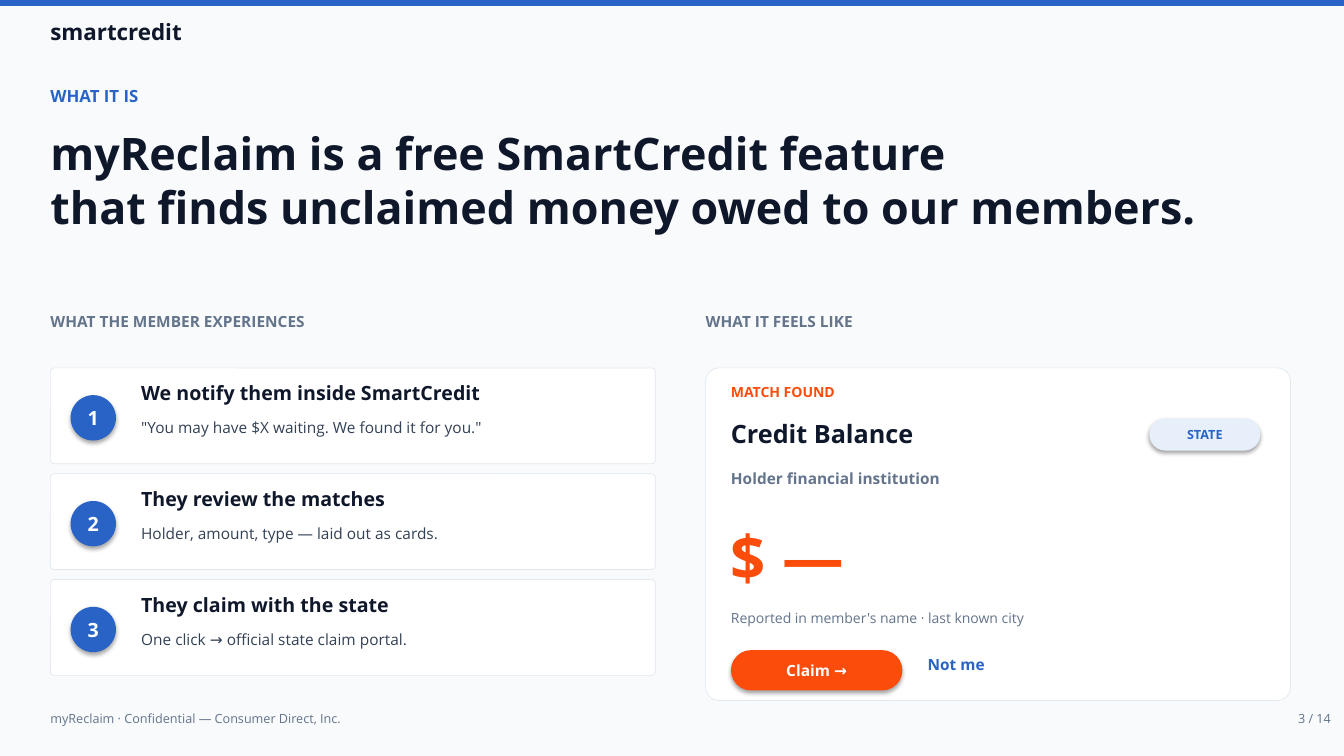
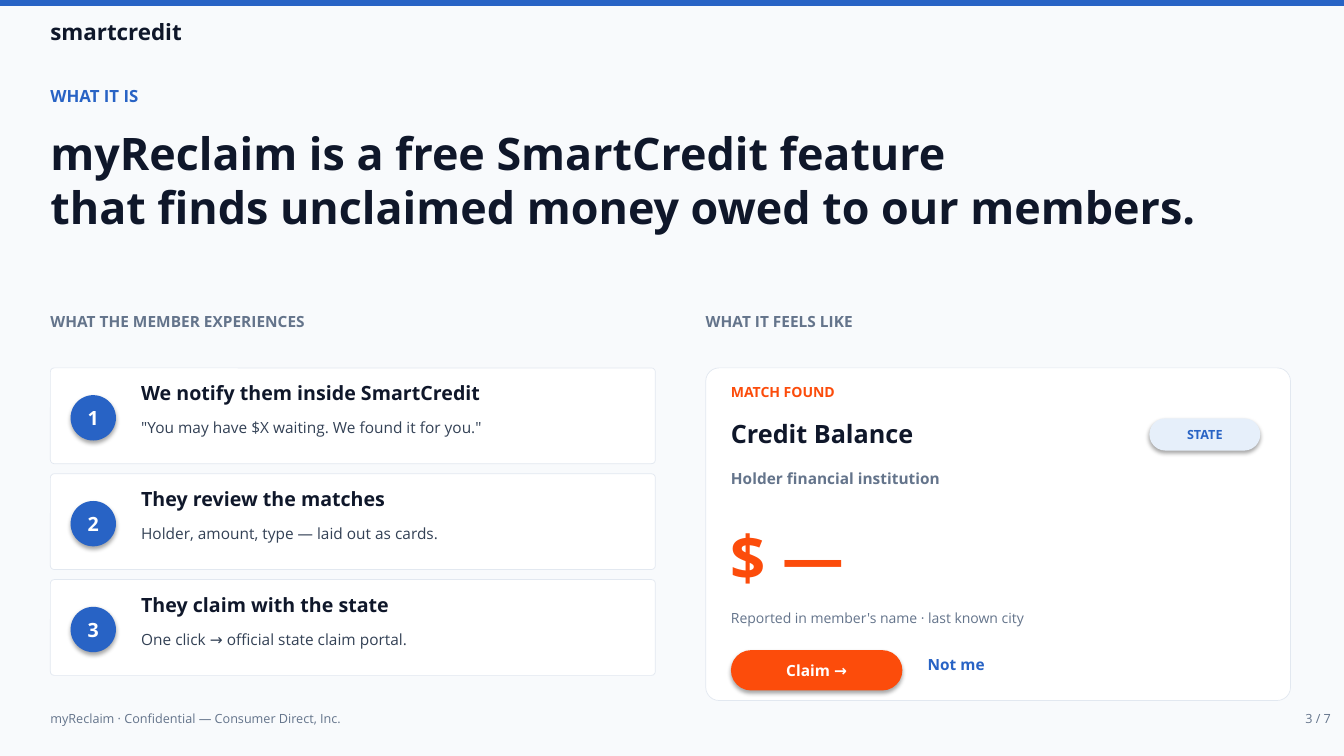
Before and after one commit to ahmedyassineconsumerdirect/cd-getmymoney, a slide deck: slide 3 of myReclaim-Exec-Deck.pptx. Drawn at 1344x756 pixels with LibreOffice and Linux fonts; fonts in the diff are those of the drawing. Boxes give left, top, right and bottom in pixels: in the first picture for what was removed or moved away, otherwise in the second. Text is boxed around its words. In the diff, an @@ line names an element or a change of style, - is before the commit and + after.

```diff
--- a/myReclaim-Exec-Deck.pptx
+++ b/myReclaim-Exec-Deck.pptx
@@ text at (1305, 714, 1331, 723): text changed @@
-3 / 14
+3 / 7
```
Also in this commit, not shown: 3 other slides changed, 2 slides added, 9 slides removed, 1 other file.
